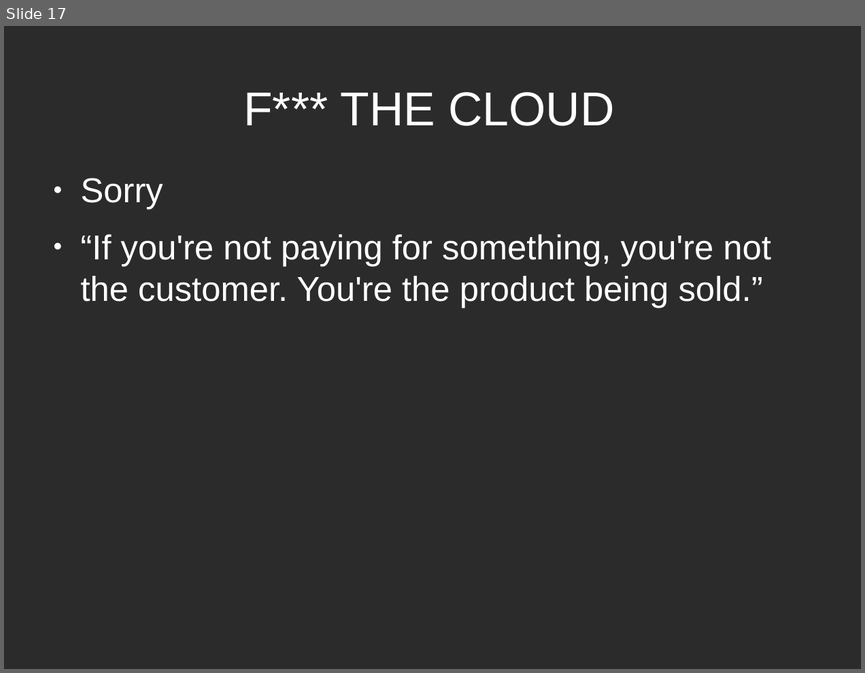
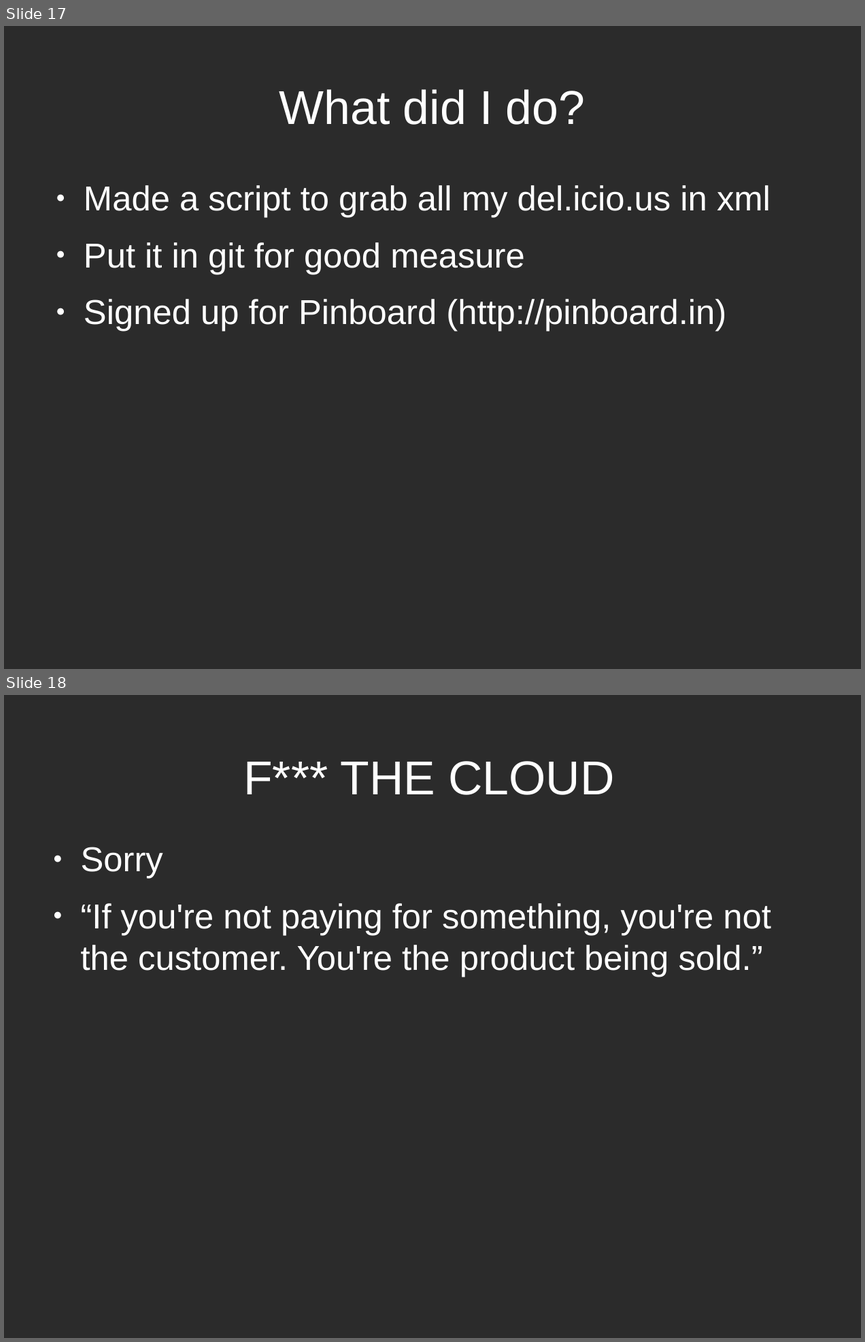
Before and after one commit to ruebot/SuperConference-2011---Cloud-computing, a slide deck: sc-2011-local-clouds.odp. Shown one above the other, each under a label of ours: slide 17 before the commit, slides 17 and 18 after it. The pictures are 865x673 and 865x1342 pixels, drawn with LibreOffice and Linux fonts; fonts in the diff are those of the drawing; background and template pictures are left out; a plain dark background stands for a picture behind light text. Boxes give left, top, right and bottom in pixels: in the first picture for what was removed or moved away, otherwise in the second. Text is boxed around its words. In the diff, an @@ line names an element or a change of style, - is before the commit and + after.

```diff
--- a/sc-2011-local-clouds.odp
+++ b/sc-2011-local-clouds.odp
@@ slide 17 added at box(4, 26, 861, 669), background picture (left out) @@
@@ title added at box(279, 89, 585, 125), 44 pt, text #FFFFFF @@
+What did I do?
@@ text added at box(84, 185, 770, 331), 32 pt, text #FFFFFF @@
+● Made a script to grab all my del.icio.us in xml
+● Put it in git for good measure
+● Signed up for Pinboard (http://pinboard.in)
@@ what was slide 17 is now slide 18 @@
```
Also in this commit, not shown: 1 slide changed.
